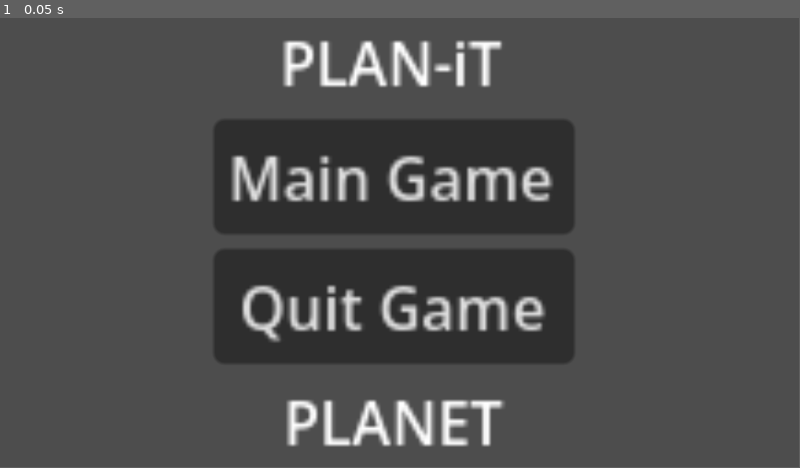
Above: before the commit, frame 1.
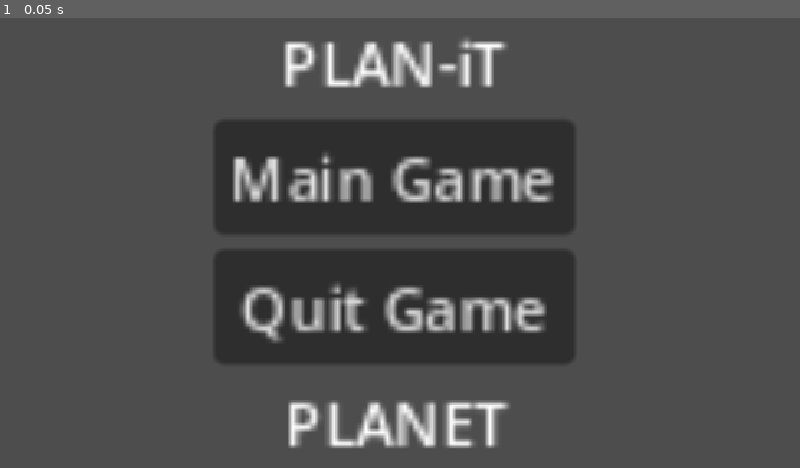
Above: after the commit, the same moment.

Repository: Acul4321/duck-sauce-jam-2026
Game: Godot game, scene res://scene/titleScreen/titleScreen.tscn
Two runs of this game, one before a commit and one after it. Both use one fixed random seed, a clock stepped at 60 frames per second and the inputs below.
Inputs:
- Up to frame 1 (0.05 s): no input
In our replay, the window is 799x449 before the commit and 800x450 after it. These sizes can differ from the game's own. Grey fills any space a smaller window leaves; there, only what the larger window draws over its background counts as a difference.

The runs differ from the first frame. In frame 1, 6.7% of the frame differs, in the area x 28-70%, y 4-96%.

Commit message:
title Page connection

Diff:
--- a/duck/project.godot
+++ b/duck/project.godot
@@ -19,6 +19,11 @@
 
 Planet="*uid://toxaluso55bo"
 
+[display]
+
+window/stretch/mode="canvas_items"
+window/stretch/aspect="expand"
+
 [physics]
 
 3d/physics_engine="Jolt Physics"
--- a/duck/scene/titleScreen/titleScreen.tscn
+++ b/duck/scene/titleScreen/titleScreen.tscn
@@ -1,6 +1,9 @@
 [gd_scene format=3 uid="uid://eusxwuhm8yug"]
 
+[ext_resource type="Script" uid="uid://betjsq1yajnx5" path="res://scene/titleScreen/titleScreen.gd" id="1_inold"]
+
 [node name="TitleScreen" type="Node2D" unique_id=846253074]
+script = ExtResource("1_inold")
 
 [node name="Buttons" type="VBoxContainer" parent="." unique_id=206022062]
 offset_left = 308.00003
